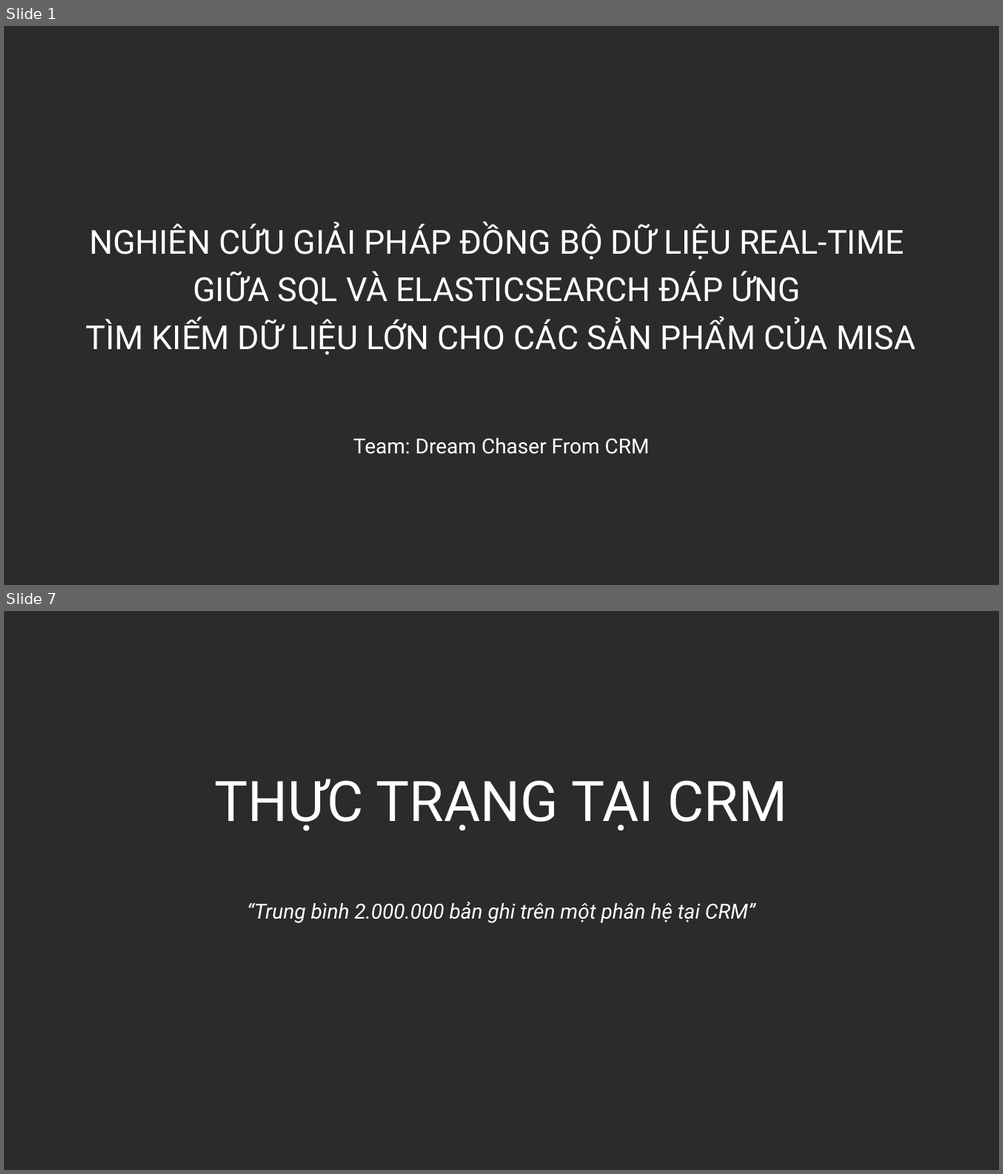
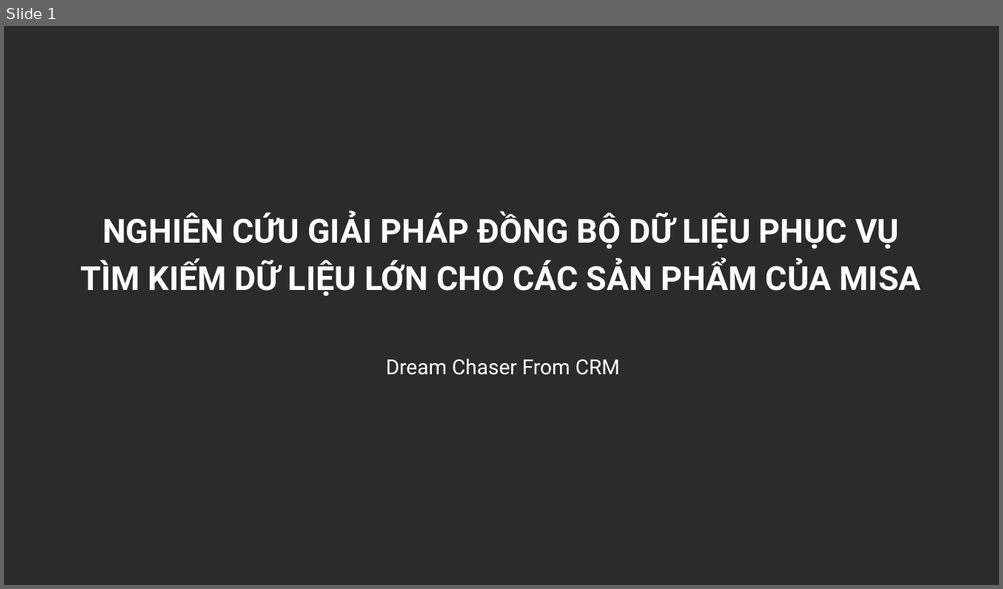
Before and after one commit to dna219/DreamChaserFromCRM, a slide deck: Dream-Chaser-From-CRM.pptx. Shown one above the other, each under a label of ours: slides 1 and 7 before the commit, slide 1 after it; the slides between them are not shown. The pictures are 1003x1174 and 1003x589 pixels, drawn with LibreOffice and Linux fonts; fonts in the diff are those of the drawing; background and template pictures are left out; a plain dark background stands for a picture behind light text. Boxes give left, top, right and bottom in pixels: in the first picture for what was removed or moved away, otherwise in the second. Text is boxed around its words. In the diff, an @@ line names an element or a change of style, - is before the commit and + after.

```diff
--- a/Dream-Chaser-From-CRM.pptx
+++ b/Dream-Chaser-From-CRM.pptx
@@ slide 7 removed at [4,611,999,1170], background picture (left out) @@
@@ text removed at [215,779,788,832] @@
-THỰC TRẠNG TẠI CRM
@@ text removed at [247,902,755,923] @@
-“Trung bình 2.000.000 bản ghi trên một phân hệ tại CRM”
@@ slide 1 changed as well @@
@@ text at [81,212,921,296]: text changed; bold on @@
-NGHIÊN CỨU GIẢI PHÁP ĐỒNG BỘ DỮ LIỆU REAL-TIME
-GIỮA SQL VÀ ELASTICSEARCH ĐÁP ỨNG
-TÌM KIẾM DỮ LIỆU LỚN CHO CÁC SẢN PHẨM CỦA MISA
+NGHIÊN CỨU GIẢI PHÁP ĐỒNG BỘ DỮ LIỆU PHỤC VỤ
+TÌM KIẾM DỮ LIỆU LỚN CHO CÁC SẢN PHẨM CỦA MISA
@@ text at [386,359,620,375]: text changed @@
-Team: Dream Chaser From CRM
+Dream Chaser From CRM
```
Also in this commit, not shown: 7 other slides changed, 7 slides added, 4 other slides removed.
